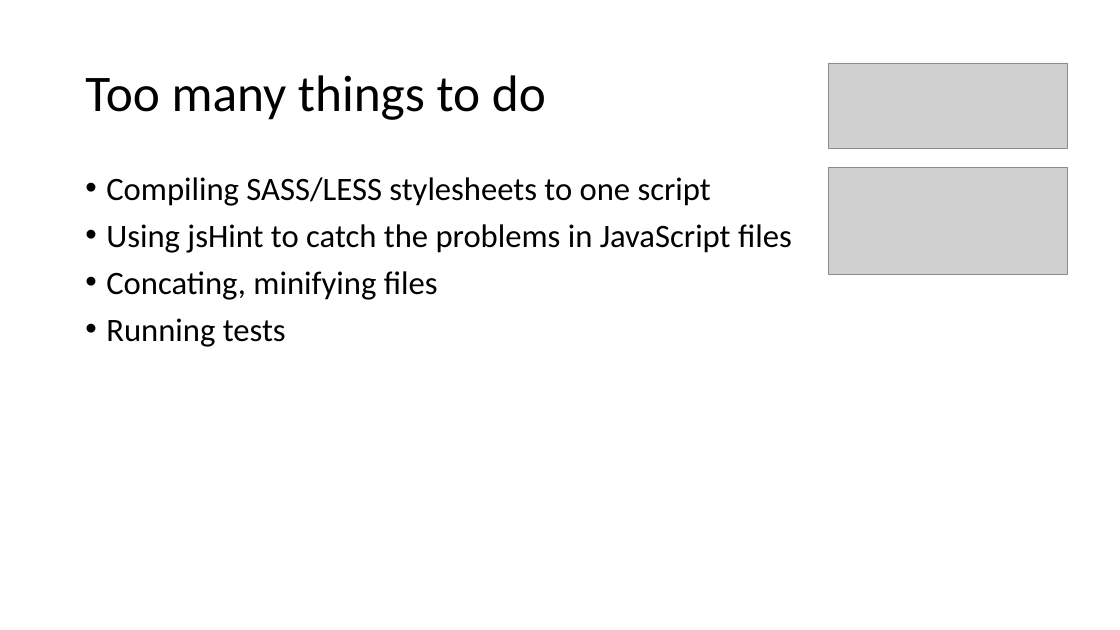
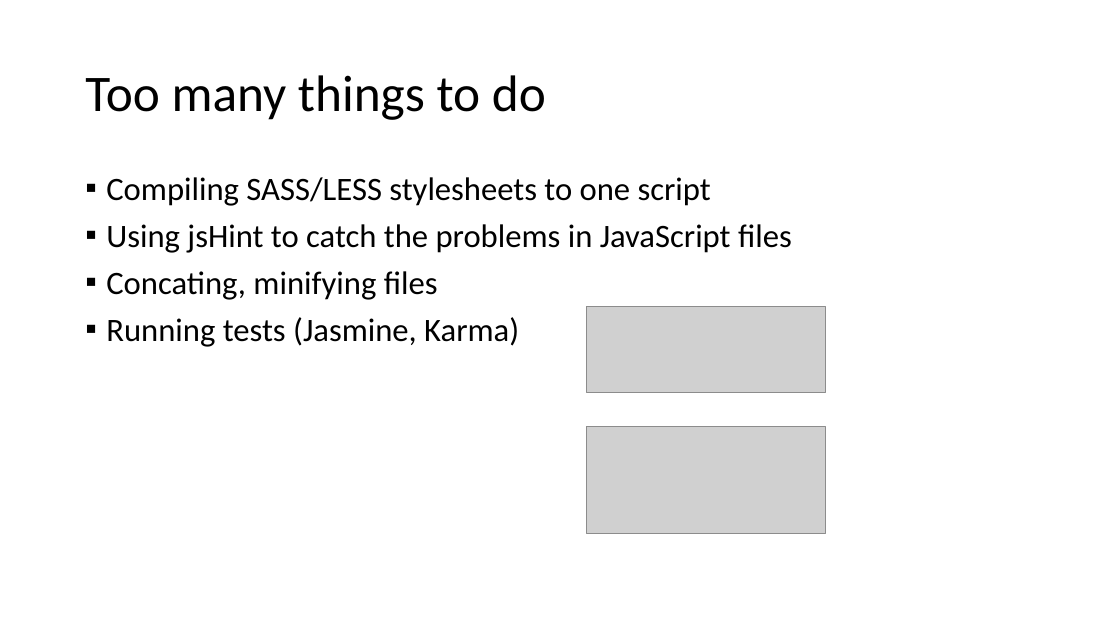
Before and after one commit to artuste/angularjs-json, a slide deck: slide 9 of doc/Presentation_Front_End.pptx (slide 8 before the commit). Drawn at 1120x630 pixels with LibreOffice and Linux fonts; fonts in the diff are those of the drawing; grey boxes stand for pictures; background and template pictures are left out. Boxes give left, top, right and bottom in pixels: in the first picture for what was removed or moved away, otherwise in the second. Text is boxed around its words. In the diff, an @@ line names an element or a change of style, - is before the commit and + after.

```diff
--- a/doc/Presentation_Front_End.pptx
+++ b/doc/Presentation_Front_End.pptx
@@ text at (106,317,519,347): text changed @@
-• Running tests
+▪ Running tests (Jasmine, Karma)
@@ picture: place and size @@
-picture at (829,63,1068,149)
+picture at (586,307,825,392)
@@ picture: place and size @@
-picture at (829,168,1068,275)
+picture at (586,427,825,534)
```
Also in this commit, not shown: 7 other slides changed, 6 slides added.
